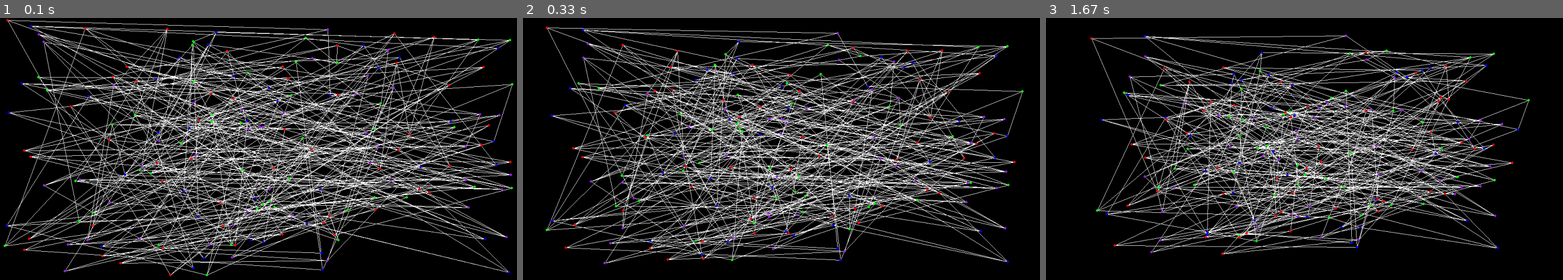
Above: before the commit, frames 1-3 (left to right).
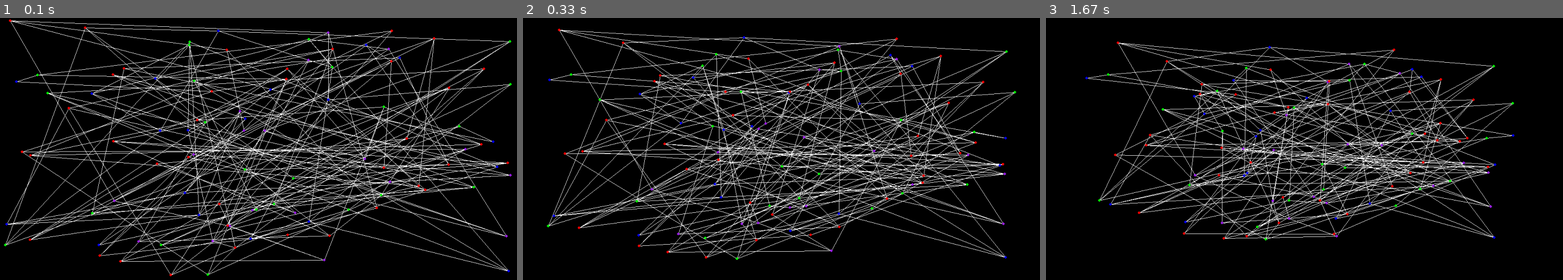
Above: after the commit, the same moments.

Repository: stormKx18/cic_algoritmos_proyecto5_Christian_Jaime
Game: pygame game, started from src/ejemplos_pygame.py
Two runs of this game, one before a commit and one after it. Both use one fixed random seed, a clock stepped at 60 frames per second and the inputs below.
Inputs:
- Up to frame 1 (0.1 s): no input
- Up to frame 2 (0.33 s): no input
- Up to frame 3 (1.67 s): tap Space at 0.33, 0.67, 1 s

The runs differ from the first frame. In frame 1, 40% of the frame differs, in the area x 0-100%, y 0-99%; in frame 2, 36%; in frame 3, 28%.

Commit message:
2nd optimization

Diff:
--- a/src/Grafo.py
+++ b/src/Grafo.py
@@ -452,32 +452,32 @@
             vecinos = self.nodos[value.id].vecinos
             fx=0
             fy=0
-            #Attraction force
-            for i in vecinos:
-                d=math.sqrt((self.nodos[i].coordenadas[0]-value.coordenadas[0])**2+(self.nodos[i].coordenadas[1]-value.coordenadas[1])**2)
-                if d<50: #30
-                    continue
-
-                force= c1*math.log(d/c2)
-                #https://stackoverflow.com/questions/42258637/how-to-know-the-angle-between-two-vectors
-                radians = math.atan2(self.nodos[i].coordenadas[1]-value.coordenadas[1], self.nodos[i].coordenadas[0]-value.coordenadas[0])
-                fx+= force*math.cos(radians)
-                fy+=force*math.sin(radians)
-
-            #Repulsion force
+
+
             for key2, value2 in self.nodos.items():
                 if value.id==value2.id:
                     continue
                 if value2.id in vecinos:
-                    continue
-                d=math.sqrt((value2.coordenadas[0]-value.coordenadas[0])**2+(value2.coordenadas[1]-value.coordenadas[1])**2)
-                if d==0:
-                    continue
-                force= c3/math.sqrt(d)
-                #https://stackoverflow.com/questions/42258637/how-to-know-the-angle-between-two-vectors
-                radians = math.atan2(value2.coordenadas[1]-value.coordenadas[1], value2.coordenadas[0]-value.coordenadas[0])
-                fx-= force*math.cos(radians)
-                fy-=force*math.sin(radians)
+                    #Attraction force - Adjacent nodes
+                    d=math.sqrt((value2.coordenadas[0]-value.coordenadas[0])**2+(value2.coordenadas[1]-value.coordenadas[1])**2)
+                    if d<50: #30
+                        continue
+
+                    force= c1*math.log(d/c2)
+                    #https://stackoverflow.com/questions/42258637/how-to-know-the-angle-between-two-vectors
+                    radians = math.atan2(value2.coordenadas[1]-value.coordenadas[1], value2.coordenadas[0]-value.coordenadas[0])
+                    fx+= force*math.cos(radians)
+                    fy+=force*math.sin(radians)
+                else:
+                    #Repulsion force - Not adjacent nodes
+                    d=math.sqrt((value2.coordenadas[0]-value.coordenadas[0])**2+(value2.coordenadas[1]-value.coordenadas[1])**2)
+                    if d==0:
+                        continue
+                    force= c3/math.sqrt(d)
+                    #https://stackoverflow.com/questions/42258637/how-to-know-the-angle-between-two-vectors
+                    radians = math.atan2(value2.coordenadas[1]-value.coordenadas[1], value2.coordenadas[0]-value.coordenadas[0])
+                    fx-= force*math.cos(radians)
+                    fy-=force*math.sin(radians)
 
 
             value.coordenadas[0]+=c4*fx
--- a/src/ejemplos_pygame.py
+++ b/src/ejemplos_pygame.py
@@ -30,7 +30,7 @@
 gfMalla.display()
 gfMalla.playSpringAnimation("grafo Malla 100 nodos")
 '''
-gfMalla = grafoMalla(15,12,dirigido=False)
+gfMalla = grafoMalla(10,10,dirigido=False)
 gfMalla.display()
 gfMalla.playSpringAnimation("grafo Malla 180 nodos")
 '''
